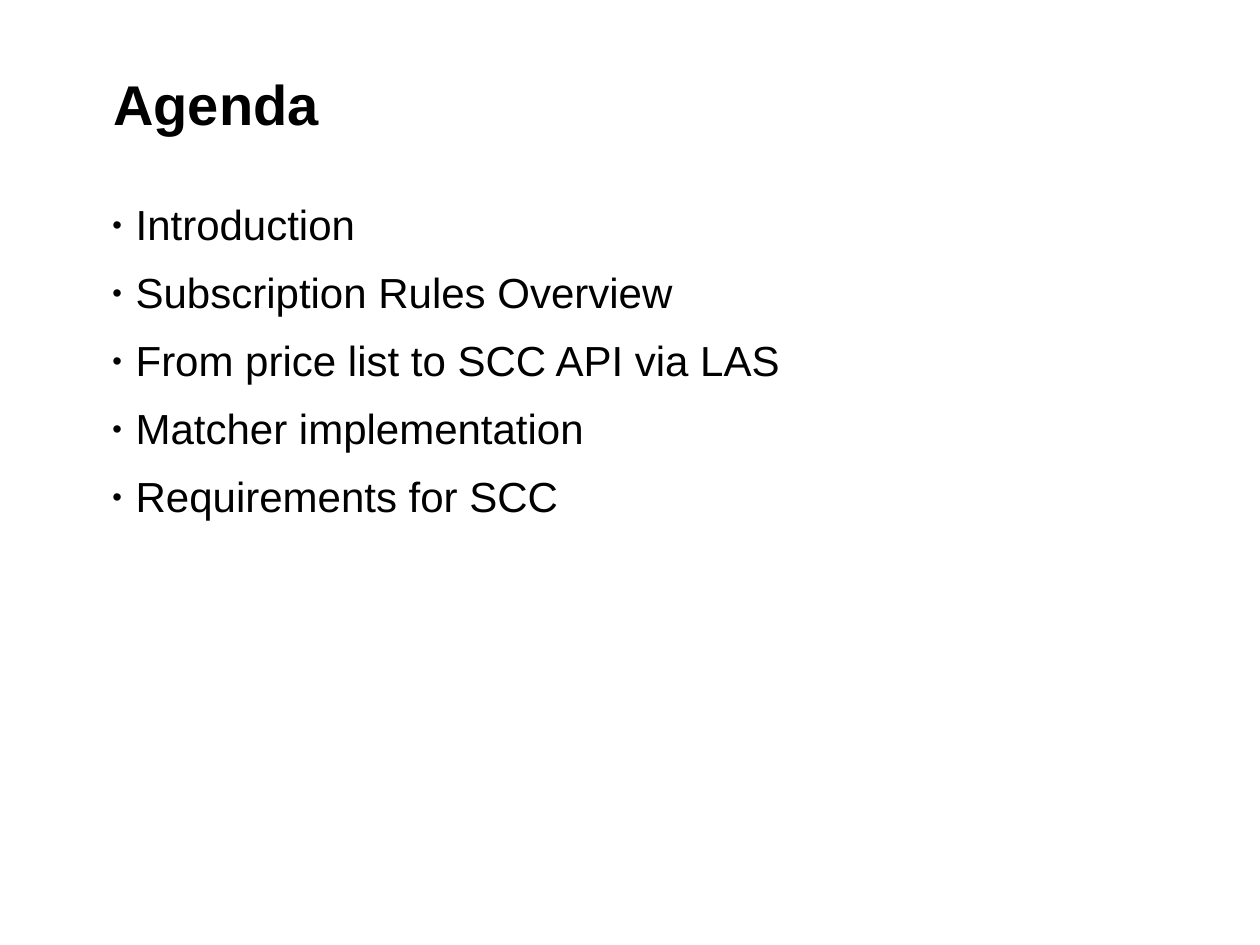
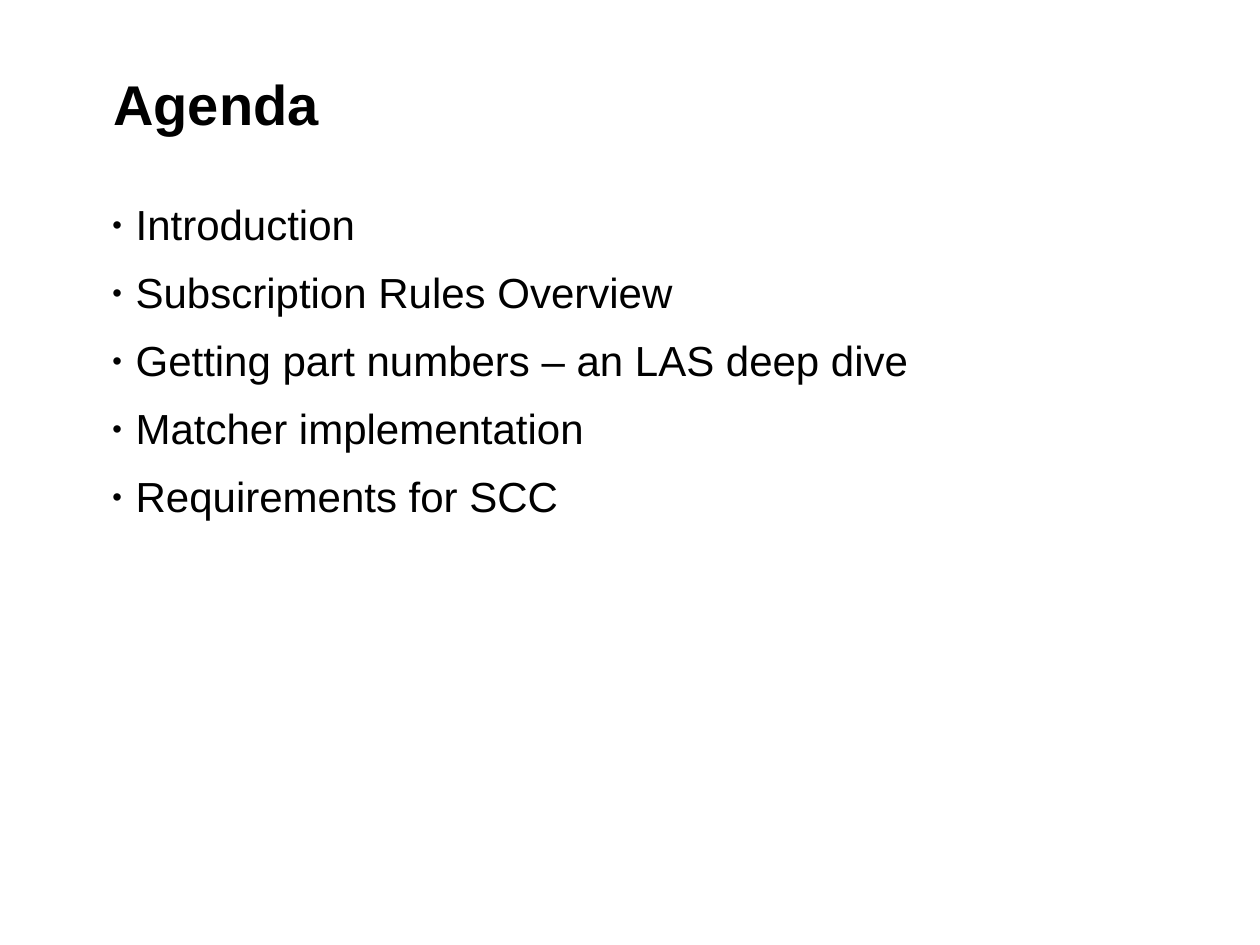
Before and after one commit to hustodemon/subscription-matcher, a slide deck: slide 2 of doc/SubscriptionCounting.odp. Drawn at 1260x945 pixels with LibreOffice and Linux fonts; fonts in the diff are those of the drawing; background and template pictures are left out. Boxes give left, top, right and bottom in pixels: in the first picture for what was removed or moved away, otherwise in the second. Text is boxed around its words. In the diff, an @@ line names an element or a change of style, - is before the commit and + after.

```diff
--- a/doc/SubscriptionCounting.odp
+++ b/doc/SubscriptionCounting.odp
@@ text at [136, 345, 908, 385]: text changed @@
-• From price list to SCC API via LAS
+• Getting part numbers – an LAS deep dive
```
Also in this commit, not shown: 9 other slides changed, 2 slides added, 1 slide removed.
